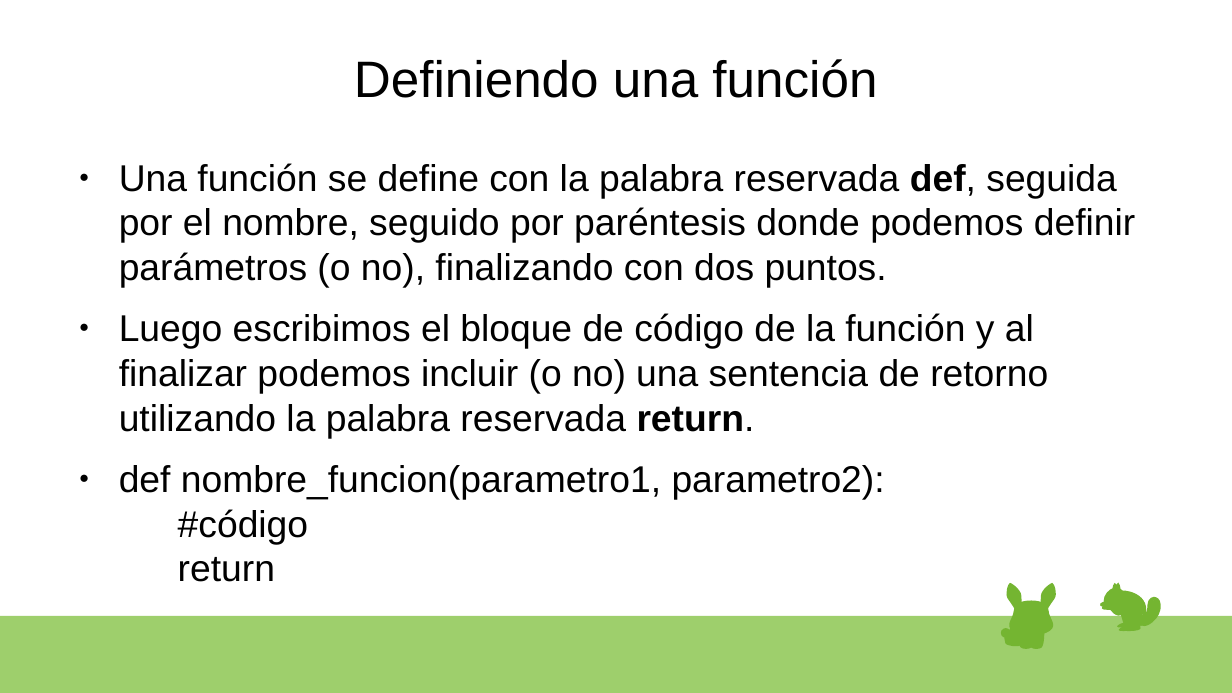
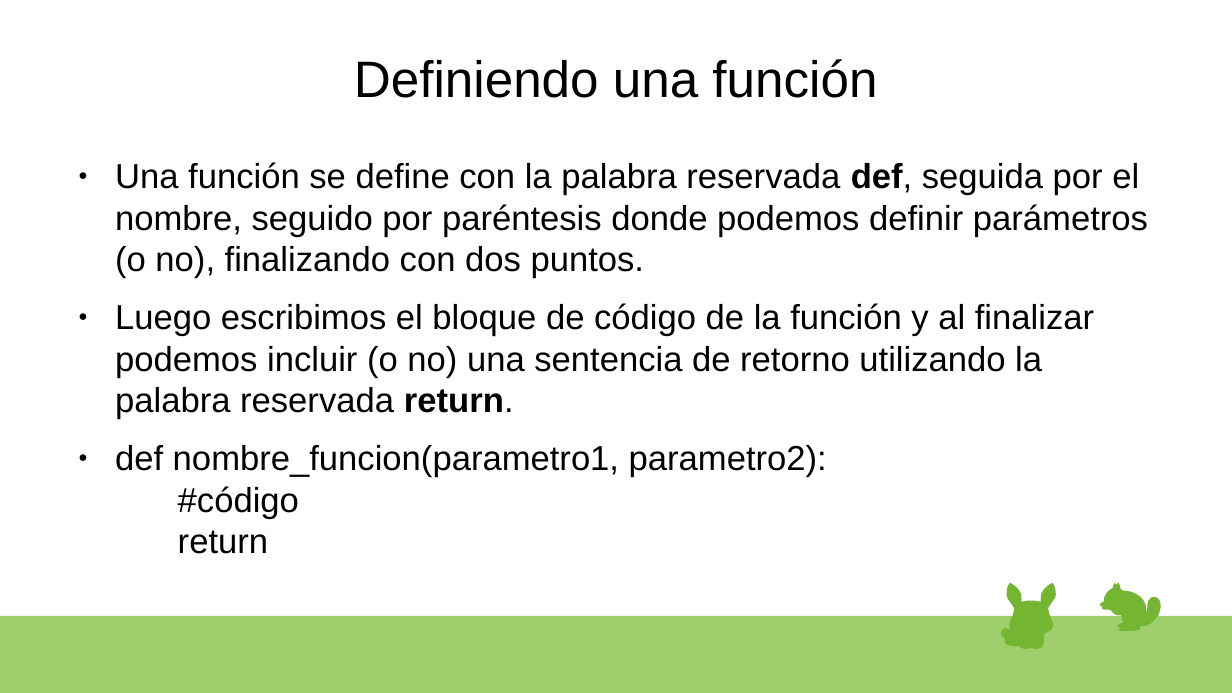
Before and after one commit to Pythonesa/Curso-de-Python, a slide deck: slide 3 of ppts/11_Funciones1.pptx. Drawn at 1232x693 pixels with LibreOffice and Linux fonts; fonts in the diff are those of the drawing. Boxes give left, top, right and bottom in pixels: in the first picture for what was removed or moved away, otherwise in the second. Text is boxed around its words. In the diff, an @@ line names an element or a change of style, - is before the commit and + after.

```diff
--- a/ppts/11_Funciones1.pptx
+++ b/ppts/11_Funciones1.pptx
@@ text "Una función se define con ..." at [115, 162, 1148, 554]: size 24 to 22.3 pt; indent changed @@
```
Also in this commit, not shown: 10 other slides changed, 1 other file.
